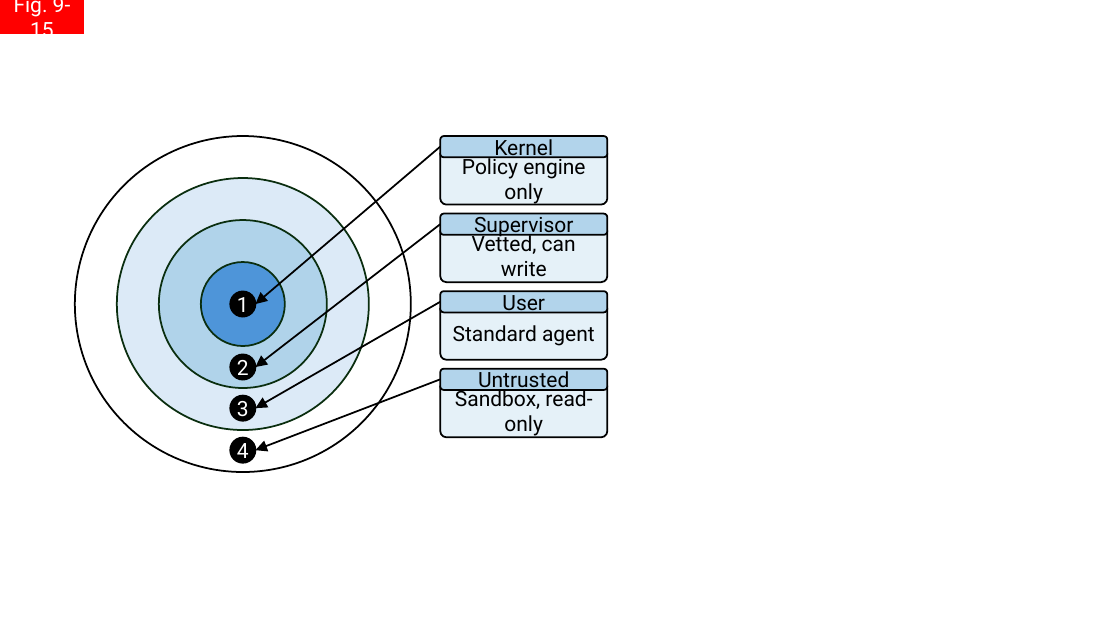
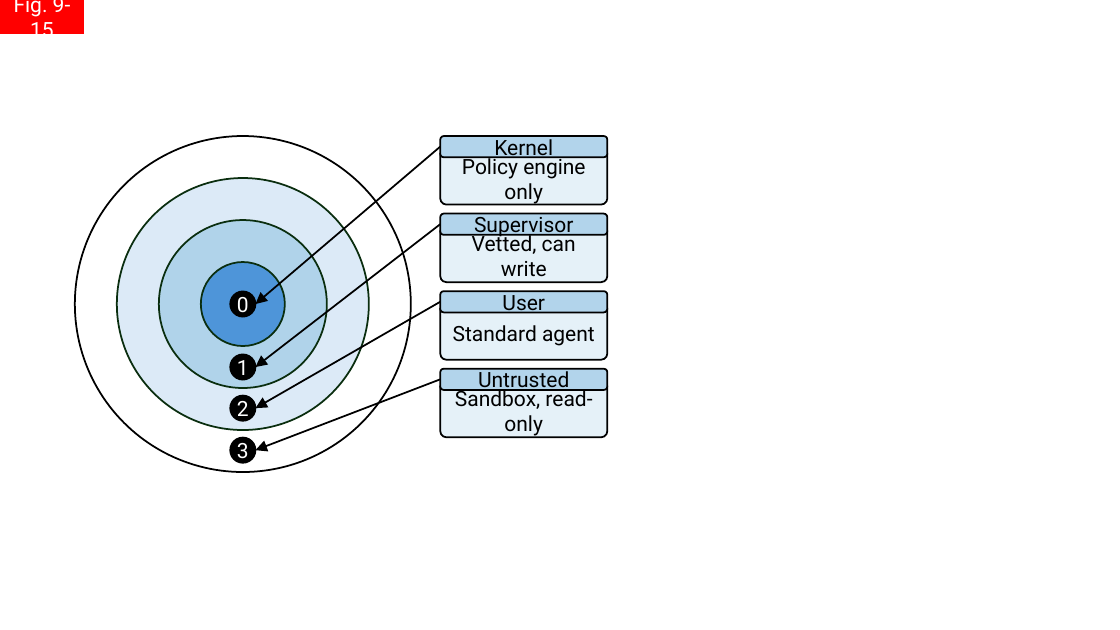
Before and after one commit to colbyford/foundry-book, a slide deck: slide 21 of figures/figures.pptx. Drawn at 1120x630 pixels with LibreOffice and Linux fonts; fonts in the diff are those of the drawing. Boxes give left, top, right and bottom in pixels: in the first picture for what was removed or moved away, otherwise in the second. Text is boxed around its words. In the diff, an @@ line names an element or a change of style, - is before the commit and + after.

```diff
--- a/figures/figures.pptx
+++ b/figures/figures.pptx
@@ ellipse added at bbox=[230, 292, 255, 317], fill #000000, outline #000000 1.5 pt, 18 pt, text #FFFFFF @@
+0
@@ ellipse "1": place and size @@
-ellipse "1" at bbox=[230, 292, 255, 317]
+ellipse "1" at bbox=[230, 355, 255, 380]
@@ ellipse "2": place and size @@
-ellipse "2" at bbox=[230, 355, 255, 380]
+ellipse "2" at bbox=[230, 396, 255, 421]
@@ ellipse "3": place and size @@
-ellipse "3" at bbox=[230, 396, 255, 421]
+ellipse "3" at bbox=[230, 438, 255, 463]
@@ ellipse removed at bbox=[230, 438, 255, 463] @@
-4
```
Also in this commit, not shown: 2 other slides changed, 8 other files.
